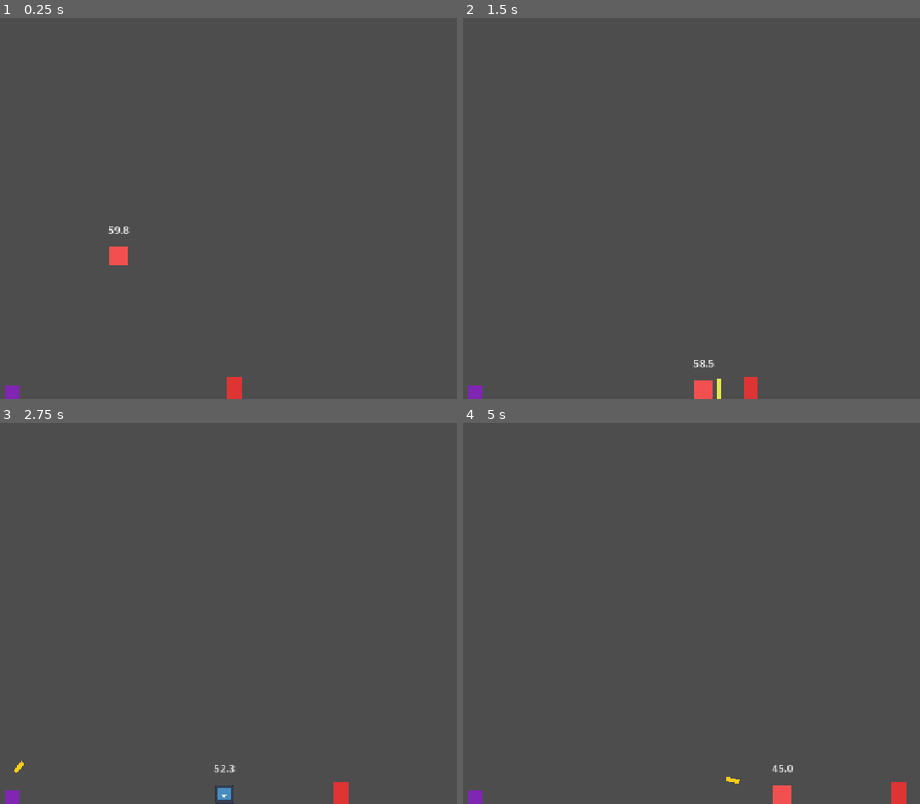
Above: before the commit, frames 1-4 (two rows, left to right).
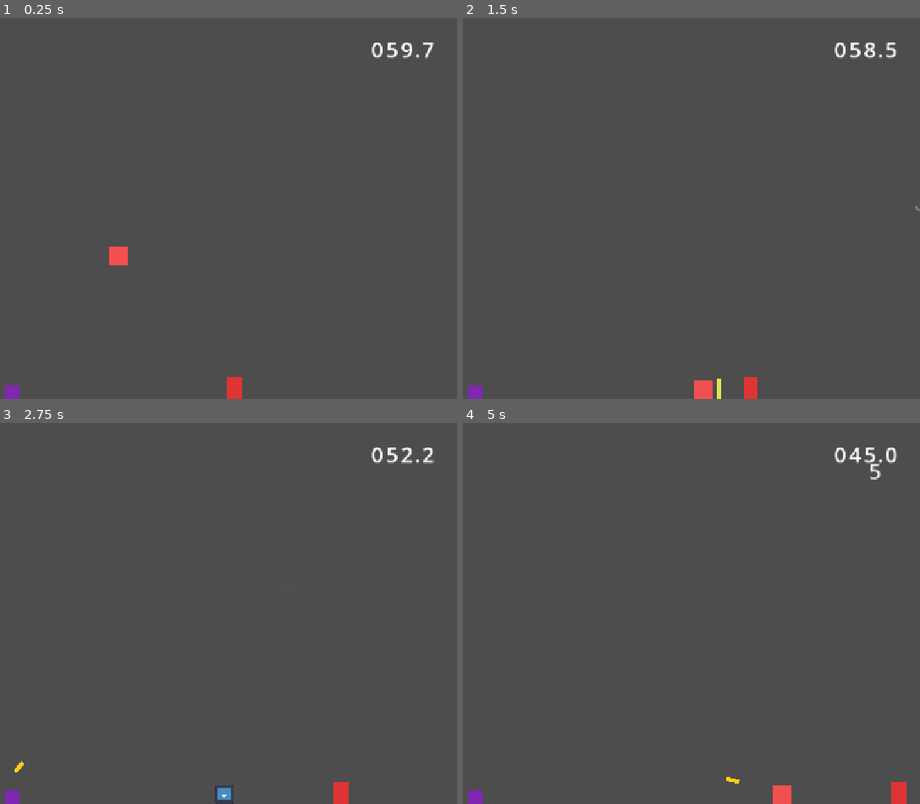
Above: after the commit, the same moments.

Repository: PACarniglia/count-hawk-down
Game: Godot game, scene res://scenes/map_template/map_template.tscn
Same seed, same stepped clock (60 frames per second), same inputs: the game is played once before the commit and once after it. The engine's default icon, where the game draws it, is replaced by a stand-in: a white triangle on a blue panel in a dark square.
Inputs (mouse positions are in pixels of both pictures, inside the frame that each line leads up to):
- Up to frame 1 (0.25 s): no input
- Up to frame 2 (1.5 s): tap Enter at 0.5 s; move the mouse to (732, 189) at 0.52 s; hold D (move_right) from 0.53 s (still down); click (732, 189) at 0.6 s; tap W (move_jump) at 0.77 s; move the mouse to (outside the picture) at 1.27 s; click (outside the picture) at 1.35 s
- Up to frame 3 (2.75 s): tap W (move_jump) at 1.52 s; move the mouse to (187, 529) at 2.02 s; release D (move_right) at 2.03 s; hold A (move_left) from 2.03 s (still down); click (187, 529) at 2.1 s
- Up to frame 4 (5 s): move the mouse to (549, 689) at 2.77 s; release A (move_left) at 2.78 s; hold D (move_right) 2.78-4.28 s; click (549, 689) at 2.85 s; tap W (move_jump) at 3.02, 3.77, 4.52 s; move the mouse to (782, 670) at 3.52 s; click (782, 670) at 3.6 s; move the mouse to (outside the picture) at 4.27 s; hold A (move_left) from 4.28 s (still down); click (outside the picture) at 4.35 s

The runs differ from the first frame. In frame 1, 0.3% of the frame differs, in the area x 23-95%, y 6-57%; in frame 2, 0.3%; in frame 3, 0.3%; in frame 4, 0.4%, in the area x 67-95%, y 6-92%.

Commit message:
fix(player): use shared countdown display

Diff:
--- a/scenes/prefabs/player/player.tscn
+++ b/scenes/prefabs/player/player.tscn
@@ -2,6 +2,7 @@
 
 [ext_resource type="Script" uid="uid://6lk11pamqh5q" path="res://scenes/prefabs/player/player_controller.gd" id="1_ctab2"]
 [ext_resource type="Texture2D" uid="uid://mm6oegnb4ajt" path="res://scenes/map_template/assets/player/player_icon.svg" id="2_ypqk3"]
+[ext_resource type="PackedScene" path="res://scenes/CountdownDisplay.tscn" id="3_countdown"]
 
 [sub_resource type="CircleShape2D" id="CircleShape2D_bxabp"]
 radius = 18.0
@@ -27,15 +28,11 @@
 color = Color(0.94902, 0.317647, 0.317647, 1)
 polygon = PackedVector2Array(-18, -18, 18, -18, 18, 18, -18, 18)
 
-[node name="TimerLabel" type="Label" parent="." unique_id=98160517]
-offset_left = -32.0
-offset_top = -64.0
-offset_right = 32.0
-offset_bottom = -38.0
-theme_override_colors/font_color = Color(1, 1, 1, 1)
-theme_override_font_sizes/font_size = 20
-text = "60.0"
-horizontal_alignment = 1
+[node name="TimerLayer" type="CanvasLayer" parent="."]
+layer = 2
+
+[node name="Countdown" parent="TimerLayer" instance=ExtResource("3_countdown")]
+randomize_on_ready = false
 
 [node name="SwordHitbox" type="Area2D" parent="." unique_id=2075970436]
 position = Vector2(28, 0)
--- a/scenes/prefabs/player/player_controller.gd
+++ b/scenes/prefabs/player/player_controller.gd
@@ -29,7 +29,6 @@
 var wall_jump_direction: float = 0.0
 var wall_coyote_timer: float = 0.0
 var last_wall_normal_x: float = 0.0
-var remaining_time: float = 0.0
 var is_game_over: bool = false
 var iframes_timer: float = 0.0
 var flash_timer: float = 0.0
@@ -37,24 +36,19 @@
 var _facing: float = 1.0
 
 
-@onready var timer_label: Label = $TimerLabel
+@onready var countdown: CountdownDisplay = $TimerLayer/Countdown
 @onready var sword_hitbox: Area2D = $SwordHitbox
 
 
 func _ready() -> void:
-	remaining_time = time_limit_seconds
-	_update_timer_label()
+	countdown.value = time_limit_seconds
+	countdown.expired.connect(_on_countdown_expired)
+	countdown.start()
 
 
 func _physics_process(delta: float) -> void:
 	if is_game_over:
 		velocity = Vector2.ZERO
-		return
-
-	remaining_time = max(remaining_time - delta, 0.0)
-	_update_timer_label()
-	if remaining_time <= 0.0:
-		_trigger_game_over("time_up")
 		return
 
 	if iframes_timer > 0.0:
@@ -141,18 +135,11 @@
 	move_and_slide()
 
 
-func _update_timer_label() -> void:
-	if timer_label == null:
-		return
-	timer_label.text = "%.1f" % remaining_time
-
-
 func take_damage() -> void:
 	if iframes_timer > 0.0 or is_game_over:
 		return
-	remaining_time = max(remaining_time - damage_penalty_seconds, 0.0)
-	_update_timer_label()
-	if remaining_time <= 0.0:
+	countdown.value = maxf(countdown.value - damage_penalty_seconds, 0.0)
+	if is_zero_approx(countdown.value):
 		_trigger_game_over("time_up")
 		return
 	iframes_timer = iframes_duration
@@ -191,8 +178,7 @@
 
 
 func kill_enemy() -> void:
-	remaining_time += RandomNumberGenerator.new().randf_range(3.0, 10.0)
-	_update_timer_label()
+	countdown.value += RandomNumberGenerator.new().randf_range(3.0, 10.0)
 
 
 func _on_sword_area_entered(area: Area2D) -> void:
@@ -208,6 +194,10 @@
 	if is_game_over:
 		return
 	is_game_over = true
-	remaining_time = 0.0
-	_update_timer_label()
+	countdown.stop()
+	countdown.value = 0.0
 	game_over_requested.emit(reason)
+
+
+func _on_countdown_expired() -> void:
+	_trigger_game_over("time_up")
--- a/scripts/CountdownDisplay.gd
+++ b/scripts/CountdownDisplay.gd
@@ -8,6 +8,7 @@
 
 @export var minimum_start_seconds := 101
 @export var maximum_start_seconds := 999
+@export var randomize_on_ready := true
 
 @export var value := 0.0:
 	set(new_value):
@@ -40,7 +41,8 @@
 			queue_free()
 
 func _ready() -> void:
-	reset()
+	if randomize_on_ready:
+		reset()
 	_update_display()
 
 func _process(delta: float) -> void:
